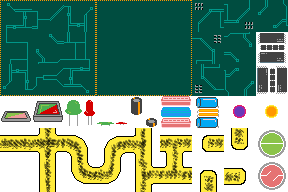
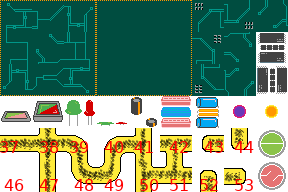
Two versions of the same layered image (288x192). Layer-by-layer changes:
added layer "PIPE GIDs" above "RC.png" over [0, 141, 254, 191]
